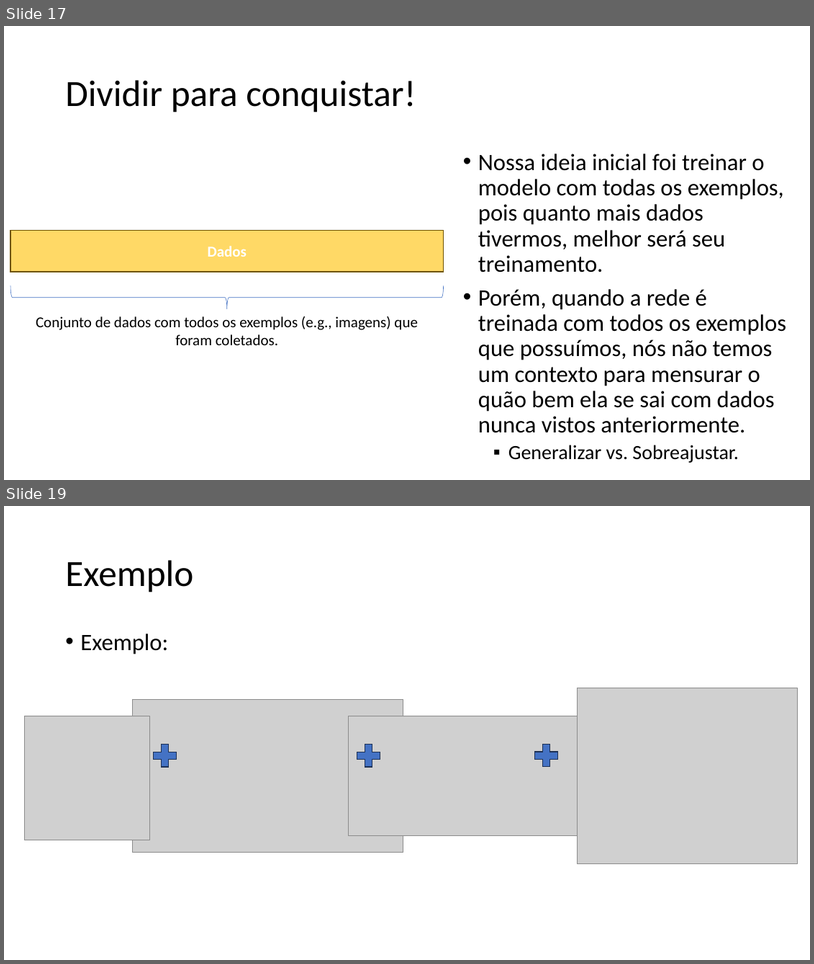
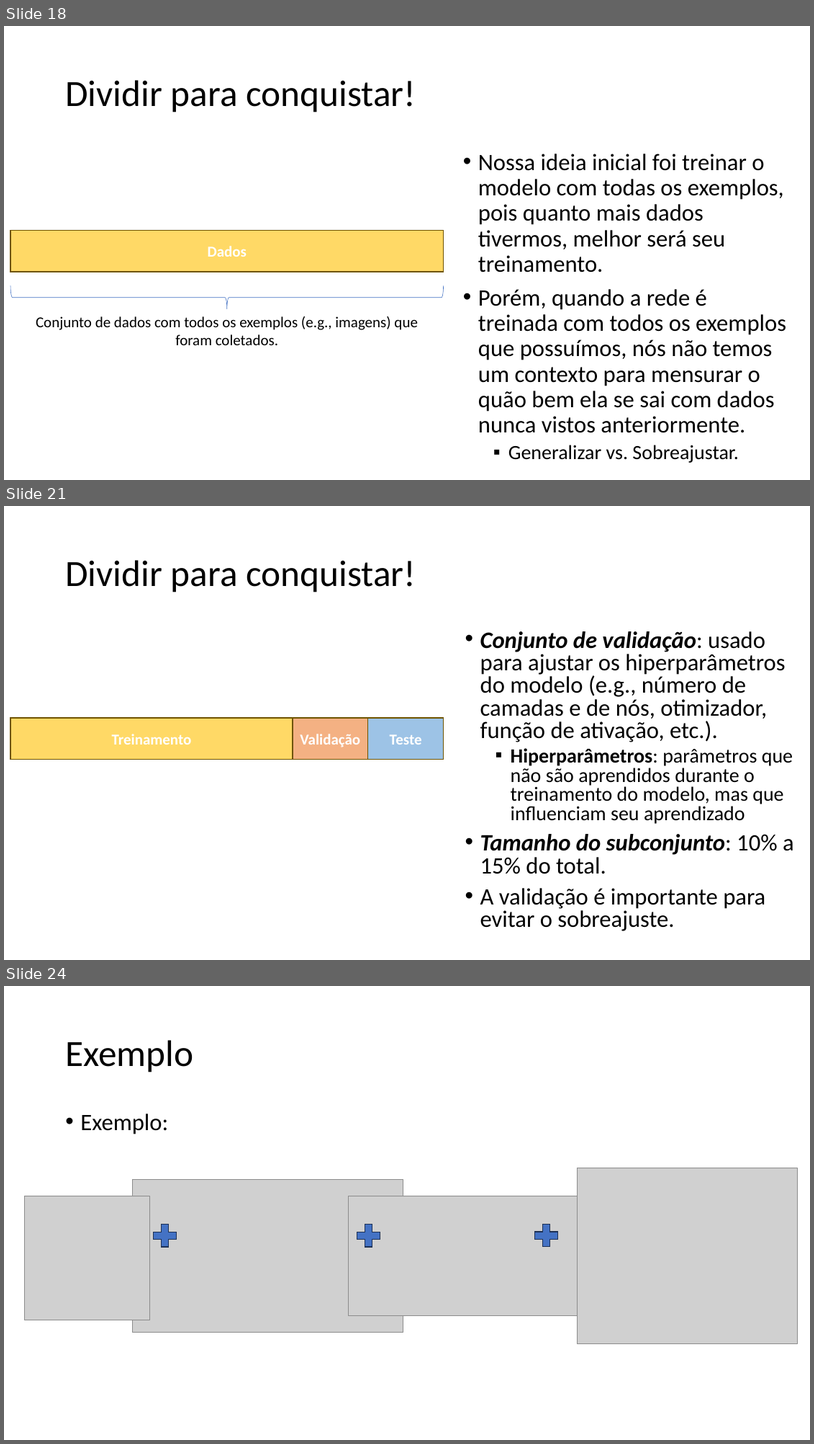
Before and after one commit to zz4fap/tp557-iot-ml, a slide deck: slides/TP557_10_Datasets.pptx. Shown one above the other, each under a label of ours: slides 17 and 19 before the commit, slides 18, 21 and 24 after it; the slides between them are not shown. The pictures are 814x964 and 814x1444 pixels, drawn with LibreOffice and Linux fonts; fonts in the diff are those of the drawing; grey boxes stand for pictures. Boxes give left, top, right and bottom in pixels: in the first picture for what was removed or moved away, otherwise in the second. Text is boxed around its words. In the diff, an @@ line names an element or a change of style, - is before the commit and + after.

```diff
--- a/slides/TP557_10_Datasets.pptx
+++ b/slides/TP557_10_Datasets.pptx
@@ slide 21 added at <box>4,506,810,960</box>, background #FFFFFF @@
@@ title added at <box>65,560,416,592</box>, 44 pt, text #000000 @@
+Dividir para conquistar!
@@ text added at <box>481,631,795,931</box>, 28 pt, text #000000 @@
+• Conjunto de validação: usado para ajustar os hiperparâmetros do modelo (e.g., número de camadas e de nós, otimizador, função de ativação, etc.).
+  ▪ Hiperparâmetros: parâmetros que não são aprendidos durante o treinamento do modelo, mas que influenciam seu aprendizado
+• Tamanho do subconjunto: 10% a 15% do total.
+• A validação é importante para evitar o sobreajuste.
@@ rectangle added at <box>10,718,293,759</box>, fill #FFD966, outline #705400 1 pt, 18 pt, text #FFFFFF, bold @@
+Treinamento
@@ rectangle added at <box>293,718,368,759</box>, fill #F4B183, outline #705400 1 pt, 18 pt, text #FFFFFF, bold @@
+Validação
@@ rectangle added at <box>368,718,444,759</box>, fill #9DC3E6, outline #705400 1 pt, 18 pt, text #FFFFFF, bold @@
+Teste
@@ what was slide 17 is now slide 18 @@
@@ what was slide 19 is now slide 24 @@
```
Also in this commit, not shown: 2 slides changed, 5 other slides added, 1 slide removed.
